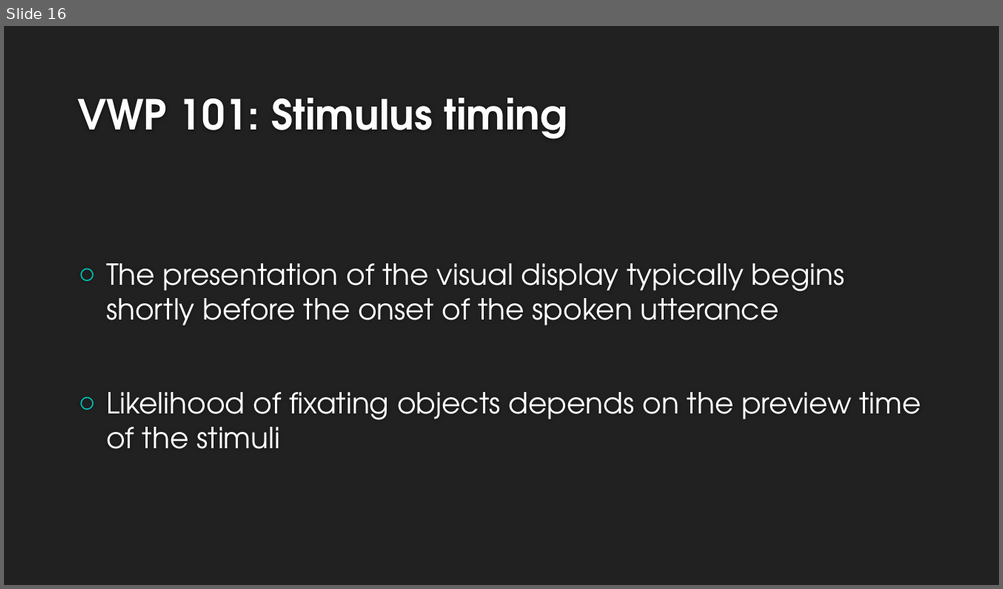
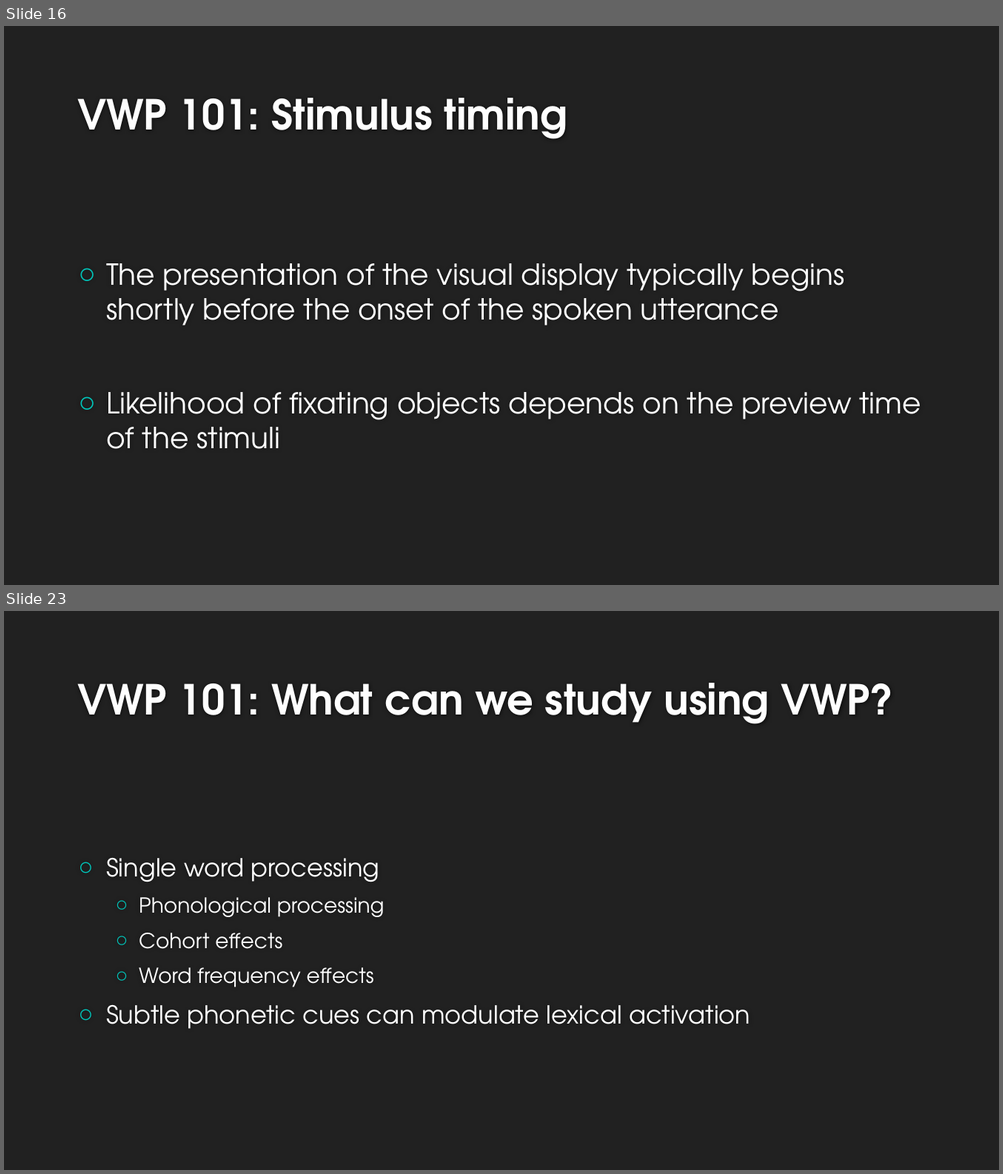
Before and after one commit to allisoct/ETLR23-24, a slide deck: slides/Day3.pptx. Shown one above the other, each under a label of ours: slide 16 before the commit, slides 16 and 23 after it; the slides between them are not shown. The pictures are 1003x589 and 1003x1174 pixels, drawn with LibreOffice and Linux fonts; fonts in the diff are those of the drawing; background and template pictures are left out. Boxes give left, top, right and bottom in pixels: in the first picture for what was removed or moved away, otherwise in the second. Text is boxed around its words. In the diff, an @@ line names an element or a change of style, - is before the commit and + after.

```diff
--- a/slides/Day3.pptx
+++ b/slides/Day3.pptx
@@ slide 23 added at [4, 611, 999, 1170], background #212121 @@
@@ title added at [77, 683, 893, 724], 40 pt, text #FEFEFE, bold @@
+VWP 101: What can we study using VWP?
@@ text added at [106, 857, 750, 1029], 24 pt, text #FFFFFF @@
+○ Single word processing
+  ○ Phonological processing
+  ○ Cohort effects
+  ○ Word frequency effects
+○ Subtle phonetic cues can modulate lexical activation
```
Also in this commit, not shown: 2 slides changed, 15 other slides added, 1 slide removed.
